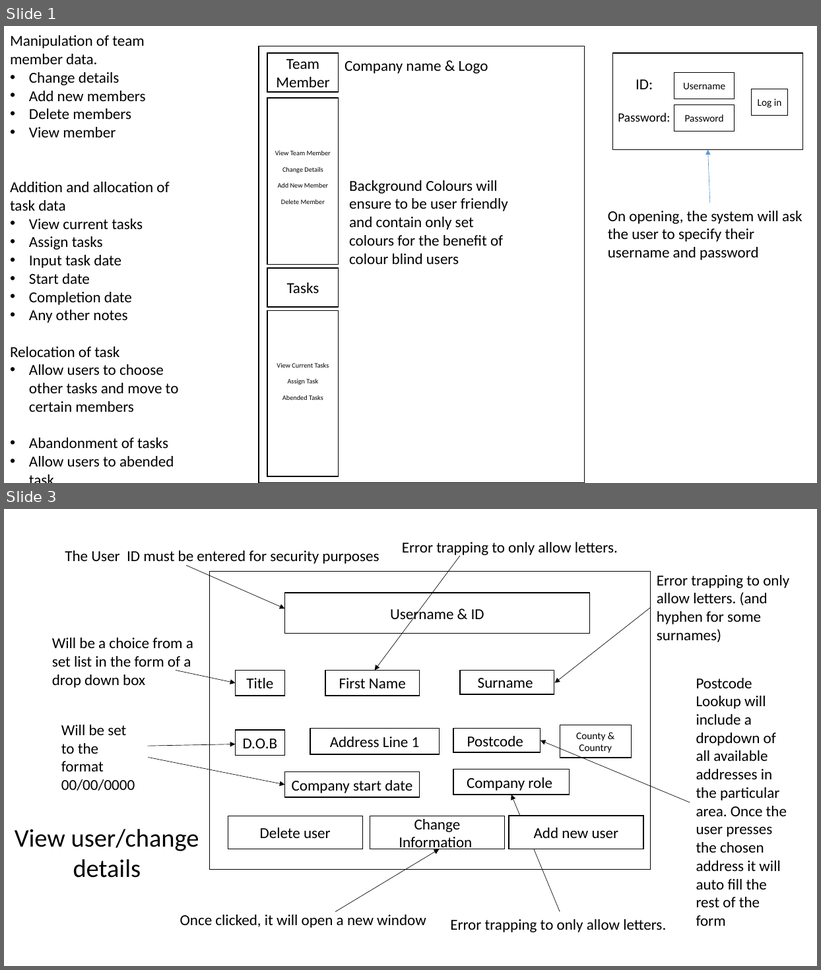
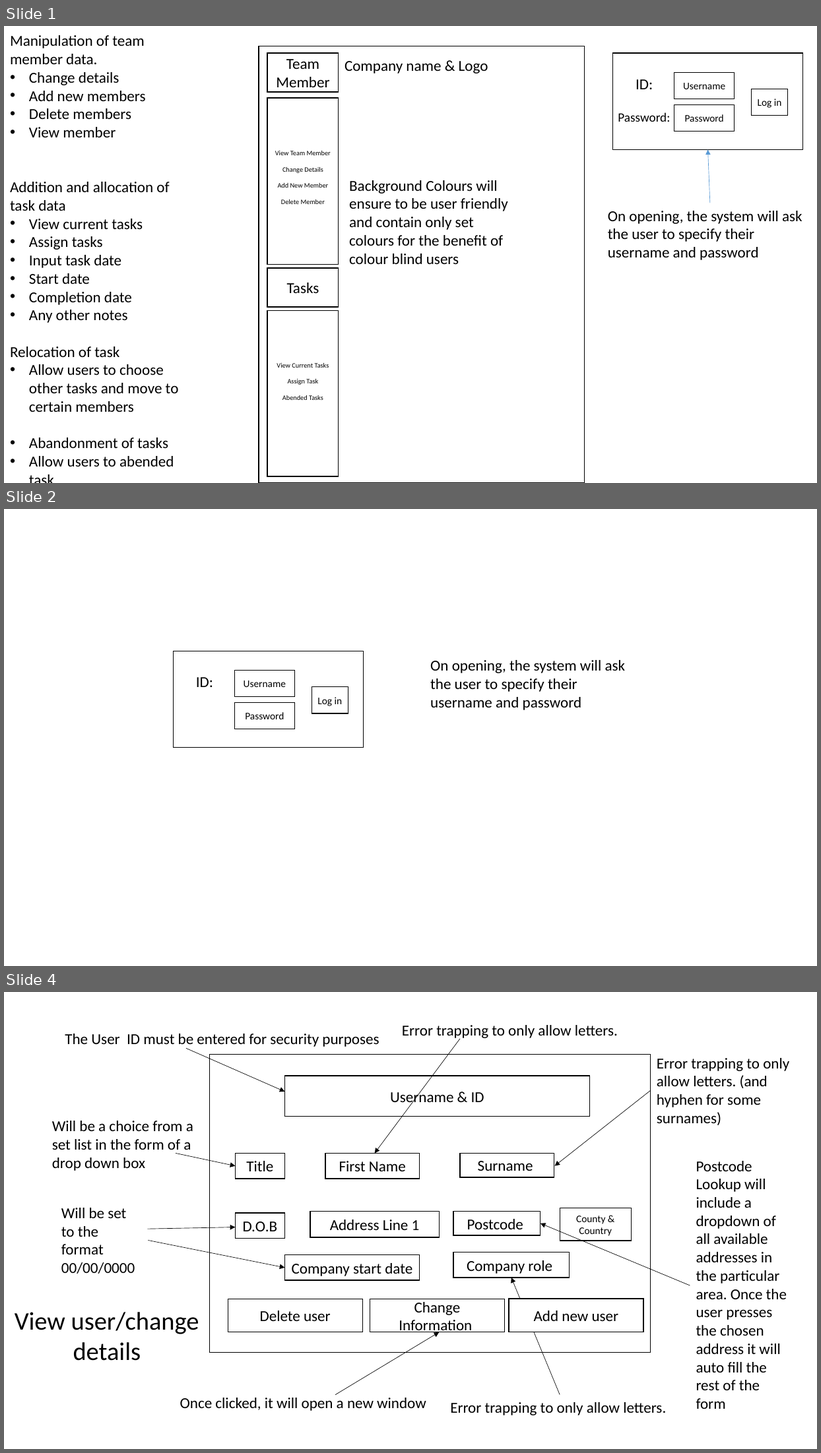
Before and after one commit to gea6/Group-03, a slide deck: docs/Project Design/Wesbite Design/Group Project - html design.pptx. Shown one above the other, each under a label of ours: slides 1 and 3 before the commit, slides 1, 2 and 4 after it; the slides between them are not shown. The pictures are 821x970 and 821x1453 pixels, drawn with LibreOffice and Linux fonts; fonts in the diff are those of the drawing. Boxes give left, top, right and bottom in pixels: in the first picture for what was removed or moved away, otherwise in the second. Text is boxed around its words. In the diff, an @@ line names an element or a change of style, - is before the commit and + after.

```diff
--- a/docs/Project Design/Wesbite Design/Group Project - html design.pptx
+++ b/docs/Project Design/Wesbite Design/Group Project - html design.pptx
@@ slide 2 added at (x1=4, y1=509, x2=817, y2=966), background #FFFFFF @@
@@ rectangle added at (x1=173, y1=651, x2=363, y2=747), fill #FFFFFF, outline #000000 1 pt @@
@@ text added at (x1=430, y1=660, x2=626, y2=710), 18 pt, text #000000 @@
+On opening, the system will ask the user to specify their username and password
@@ text added at (x1=196, y1=677, x2=213, y2=687), 18 pt, text #000000 @@
+ID:
@@ rectangle added at (x1=234, y1=671, x2=295, y2=697), fill #FFFFFF, outline #000000 1 pt, 12 pt, text #000000 @@
+Username
@@ rectangle added at (x1=234, y1=703, x2=295, y2=729), fill #FFFFFF, outline #000000 1 pt, 12 pt, text #000000 @@
+Password
@@ rectangle added at (x1=312, y1=687, x2=349, y2=714), fill #FFFFFF, outline #000000 1 pt, 12 pt, text #000000 @@
+Log in
@@ what was slide 3 is now slide 4 @@
```
Also in this commit, not shown: 1 slide changed, 5 other files.
